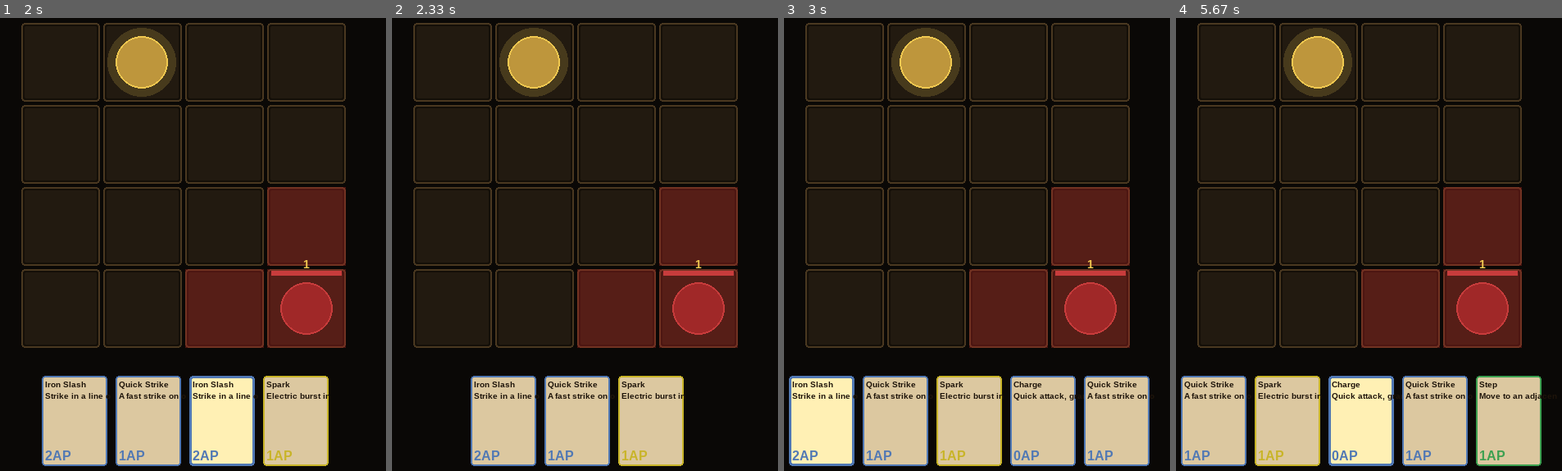
Above: before the commit, frames 1-4 (left to right).
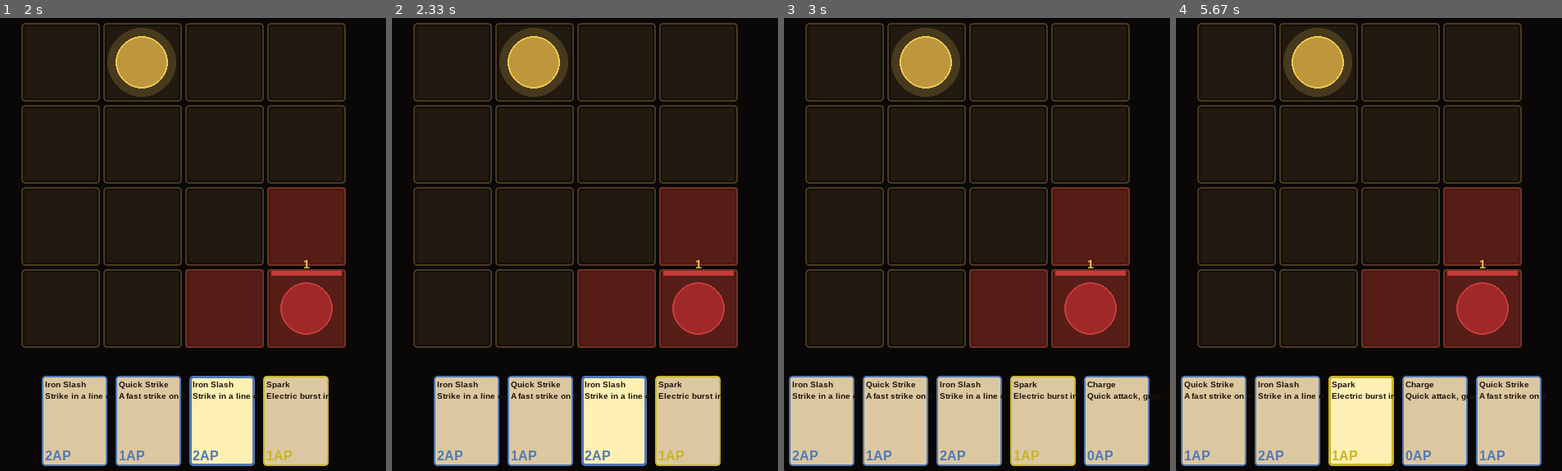
Above: after the commit, the same moments.

Repository: ParanyuLion/pygame-cardgame
Game: pygame game, started from main.py
The game is run twice, just before and just after one commit, with the same random seed, the same clock (stepped at 60 frames per second) and the same inputs.
Inputs (mouse positions are in pixels of both pictures, inside the frame that each line leads up to):
- Up to frame 1 (2 s): tap Space at 0.33 s; hold Right 0.67-1.13 s; click "Iron Slash" at 1.22 s; click (231, 389) at 1.88 s
- Up to frame 2 (2.33 s): click (434, 176) at 2.22 s
- Up to frame 3 (3 s): tap E at 2.5 s; click "Iron Slash" at 2.88 s
- Up to frame 4 (5.67 s): click (1531, 461) at 3.22 s; click "Iron Slash" at 4.05 s; click (1372, 67) at 4.38 s; tap E at 4.67 s; click "Quick Strike" at 5.05 s; click (1338, 412) at 5.38 s

Frame 1 is identical in both runs. In frame 2, 10% of the frame differs, in the area x 10-86%, y 78-99%; in frame 3, 4.3%; in frame 4, 2.1%.

Commit message:
feat: step card mouse movement + range validation for all cards
- PlayCardUseCase: move cards resolve player movement instead of damage,
  require passable target tile, raise ValueError on occupied tiles
- PlayCardUseCase: attack cards reject target_pos beyond Manhattan distance 1
- Four new tests: step moves player, spends AP, rejects occupied tile, requires target

Co-Authored-By: Claude Sonnet 4.6 <noreply@anthropic.com>

Diff:
--- a/src/use_cases/play_card.py
+++ b/src/use_cases/play_card.py
@@ -20,14 +20,32 @@
         if card is None:
             raise ValueError(f"Card '{card_id}' not in hand")
 
+        if target_pos is not None:
+            p = state.player.position
+            if abs(target_pos.col - p.col) + abs(target_pos.row - p.row) > 1:
+                raise ValueError("Target out of range")
+
+        if card.is_move_card():
+            if target_pos is None:
+                raise ValueError("Move card requires a target tile")
+            if not state.grid.is_passable(target_pos):
+                raise ValueError("Target tile is not passable")
+
         state.player.spend_ap(card.ap_cost)
         if card.grants_ap:
             state.player.ap = min(state.player.ap + card.grants_ap, state.player.max_ap)
 
-        origin = target_pos if target_pos is not None else state.player.position
-        targets = state.grid.get_targets(origin, card.pattern)
-        context = CardContext(player=state.player, targets=targets, enemies=state.enemies)
-        side_events = card.apply(context)
+        if card.is_move_card():
+            state.grid.remove(state.player.id)
+            move_event = state.player.move_to(target_pos)
+            state.grid.place(state.player.id, target_pos)
+            targets: list = []
+            side_events: list = [move_event]
+        else:
+            origin = target_pos if target_pos is not None else state.player.position
+            targets = state.grid.get_targets(origin, card.pattern)
+            context = CardContext(player=state.player, targets=targets, enemies=state.enemies)
+            side_events = card.apply(context)
 
         state.hand.remove(card)
         state.discard.append(card)
--- a/tests/use_cases/test_play_card.py
+++ b/tests/use_cases/test_play_card.py
@@ -162,7 +162,61 @@
     state = _make_state([card])
     state.enemies = [_enemy("e1", hp=5)]
     use_case, _, bus = _make_use_case(state)
-    use_case.execute("slash_1", Position(0, 0))  # aimed at wrong tile — enemy survives
+    use_case.execute("slash_1", Position(1, 0))  # adjacent but not enemy tile — enemy survives
     assert state.enemies[0].is_alive()
     events = [call[0][0] for call in bus.publish.call_args_list]
     assert not any(isinstance(e, BattleEnded) for e in events)
+
+
+def test_targeting_out_of_range_raises_and_does_not_spend_ap():
+    card = _card("slash_1", ap_cost=1, damage=10)
+    state = _make_state([card])
+    state.enemies = [_enemy("e1", hp=5)]
+    use_case, _, _ = _make_use_case(state)
+    with pytest.raises(ValueError, match="out of range"):
+        use_case.execute("slash_1", Position(3, 3))  # distance 4 from player at (1,1)
+    assert state.player.ap == 3  # AP not spent
+
+
+def _step_card(id: str) -> Card:
+    return Card(id=id, name="Step", tags=[CardTag("Move")], ap_cost=1,
+                pattern=AttackPattern.single(), damage=0)
+
+
+def test_step_card_moves_player_to_clicked_tile():
+    card = _step_card("step_1")
+    state = _make_state([card])
+    dest = Position(1, 2)  # adjacent to player at (1,1)
+    use_case, _, _ = _make_use_case(state)
+    use_case.execute("step_1", dest)
+    assert state.player.position == dest
+    assert state.grid.get_entity_position("player") == dest
+
+
+def test_step_card_discards_and_spends_ap():
+    card = _step_card("step_1")
+    state = _make_state([card], ap=3)
+    use_case, _, _ = _make_use_case(state)
+    use_case.execute("step_1", Position(2, 1))
+    assert card not in state.hand
+    assert card in state.discard
+    assert state.player.ap == 2
+
+
+def test_step_card_onto_occupied_tile_raises():
+    card = _step_card("step_1")
+    state = _make_state([card])
+    state.enemies = [_enemy("e1", hp=5)]
+    state.grid.place("e1", _ENEMY_POS)  # production always places enemies on the grid
+    use_case, _, _ = _make_use_case(state)
+    with pytest.raises(ValueError, match="not passable"):
+        use_case.execute("step_1", _ENEMY_POS)
+    assert state.player.ap == 3  # AP not spent
+
+
+def test_step_card_without_target_raises():
+    card = _step_card("step_1")
+    state = _make_state([card])
+    use_case, _, _ = _make_use_case(state)
+    with pytest.raises(ValueError):
+        use_case.execute("step_1")
